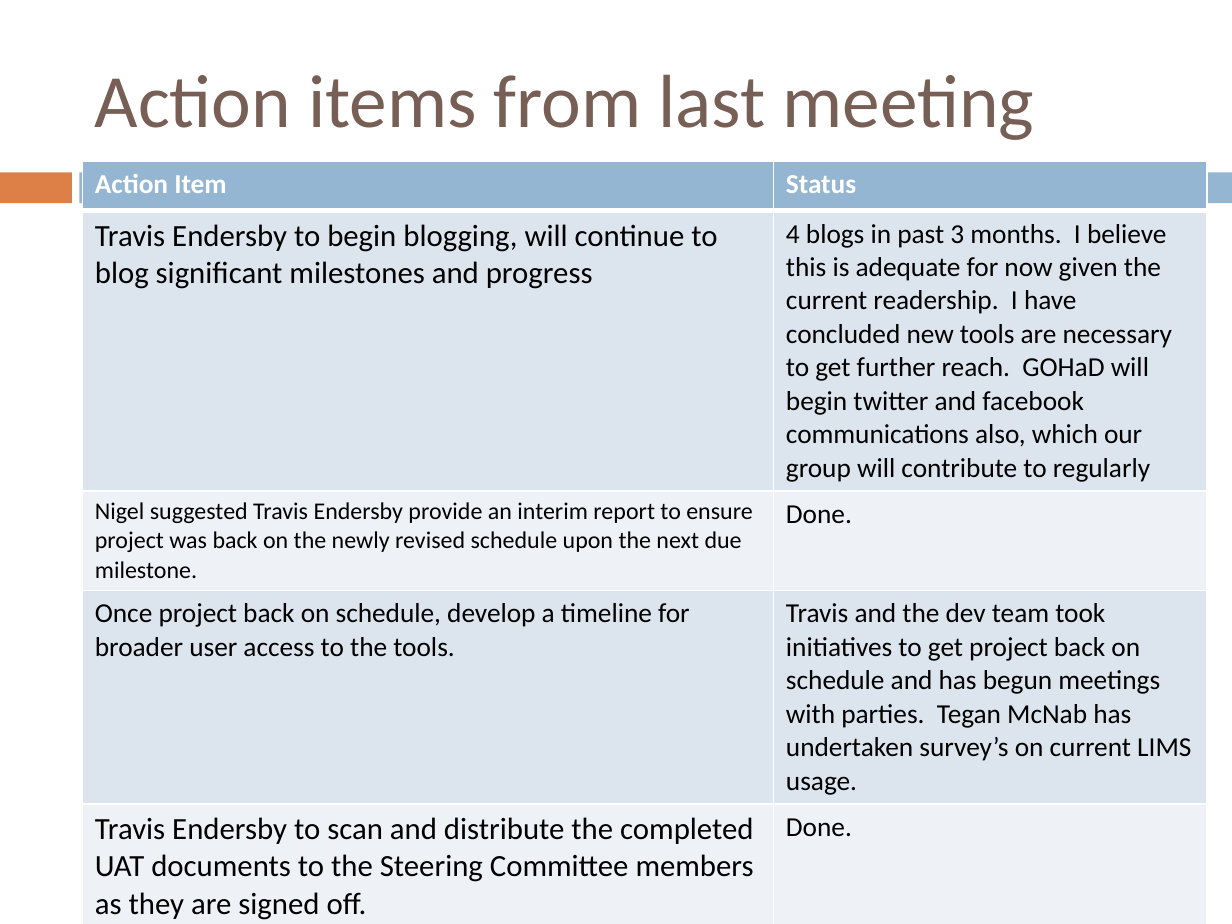
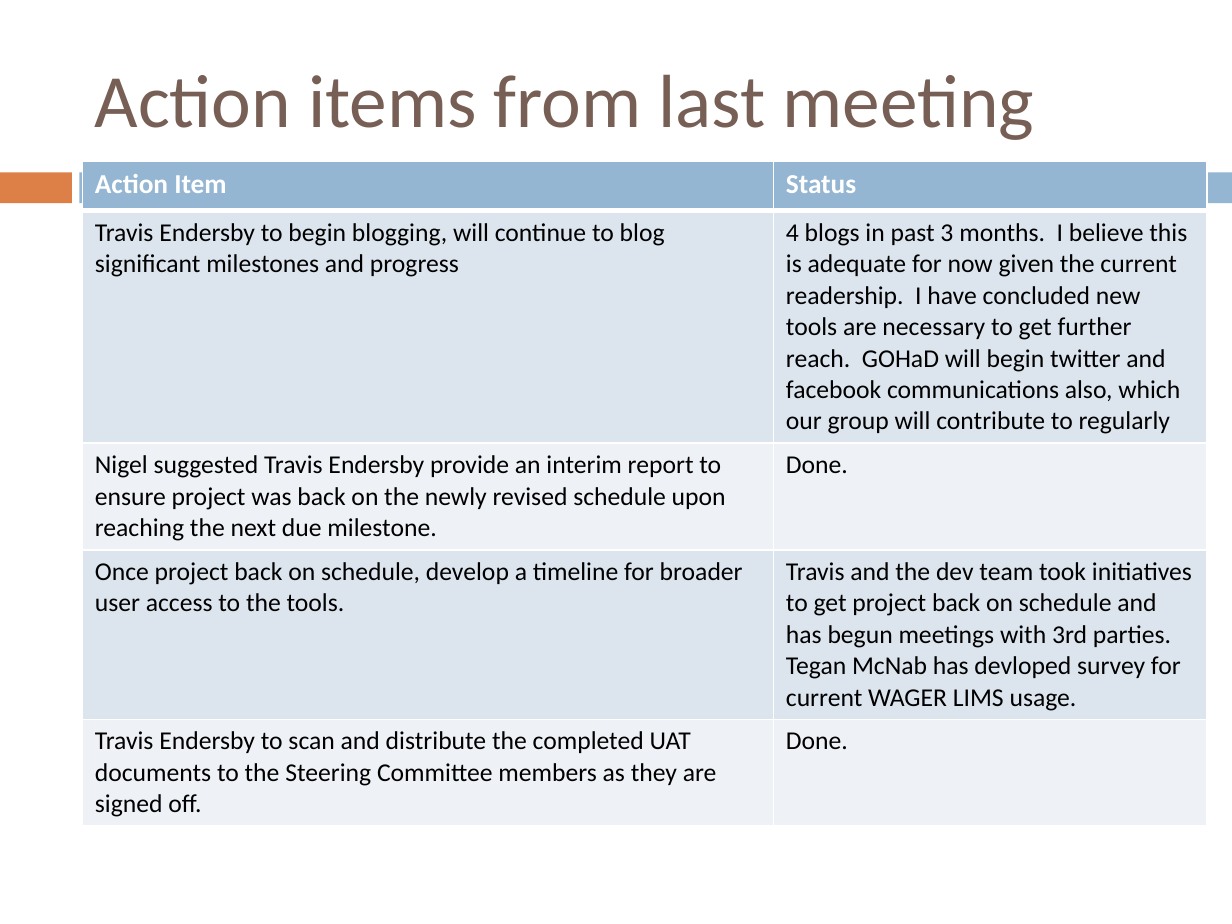
Before and after one commit to tranaweera/ark-informatics, a slide deck: slide 3 of ARK/trunk/usefulTools/TestFilesAndDocuments/steering committee/NeCTAR/Steering Committee Meetings/Steering Committee Meeting June_2013.pptx. Drawn at 1232x924 pixels with LibreOffice and Linux fonts; fonts in the diff are those of the drawing. Boxes give left, top, right and bottom in pixels: in the first picture for what was removed or moved away, otherwise in the second. Text is boxed around its words. In the diff, an @@ line names an element or a change of style, - is before the commit and + after.

Commit message:
a whole lot more steering committee documentation and reports

```diff
--- a/ARK/trunk/usefulTools/TestFilesAndDocuments/steering committee/NeCTAR/Steering Committee Meetings/Steering Committee Meeting June_2013.pptx
+++ b/ARK/trunk/usefulTools/TestFilesAndDocuments/steering committee/NeCTAR/Steering Committee Meetings/Steering Committee Meeting June_2013.pptx
@@ table at (x1=83, y1=160, x2=1207, y2=821) @@
-row 3, column 1: Nigel suggested Travis Endersby provide an interim report to ensure project was back on the newly revised schedule upon the next due milestone.
+row 3, column 1: Nigel suggested Travis Endersby provide an interim report to ensure project was back on the newly revised schedule upon reaching the next due milestone.
-row 4, column 2: Travis and the dev team took initiatives to get project back on schedule and has begun meetings with parties. Tegan McNab has undertaken survey’s on current LIMS usage.
+row 4, column 2: Travis and the dev team took initiatives to get project back on schedule and has begun meetings with 3rd parties. Tegan McNab has devloped survey for current WAGER LIMS usage.
@@ size 18 to 15 pt in "Travis Endersby to begin blogging, will continue ...", "Travis Endersby to scan and distribute the ..." @@
@@ size 16 to 15 pt in "4 blogs in past 3 months. I ...", "Done.", "Once project back on schedule, develop a ...", "Done." @@
```
Also in this commit, not shown: 3 other slides changed, 1 slide added, 2 other files.
